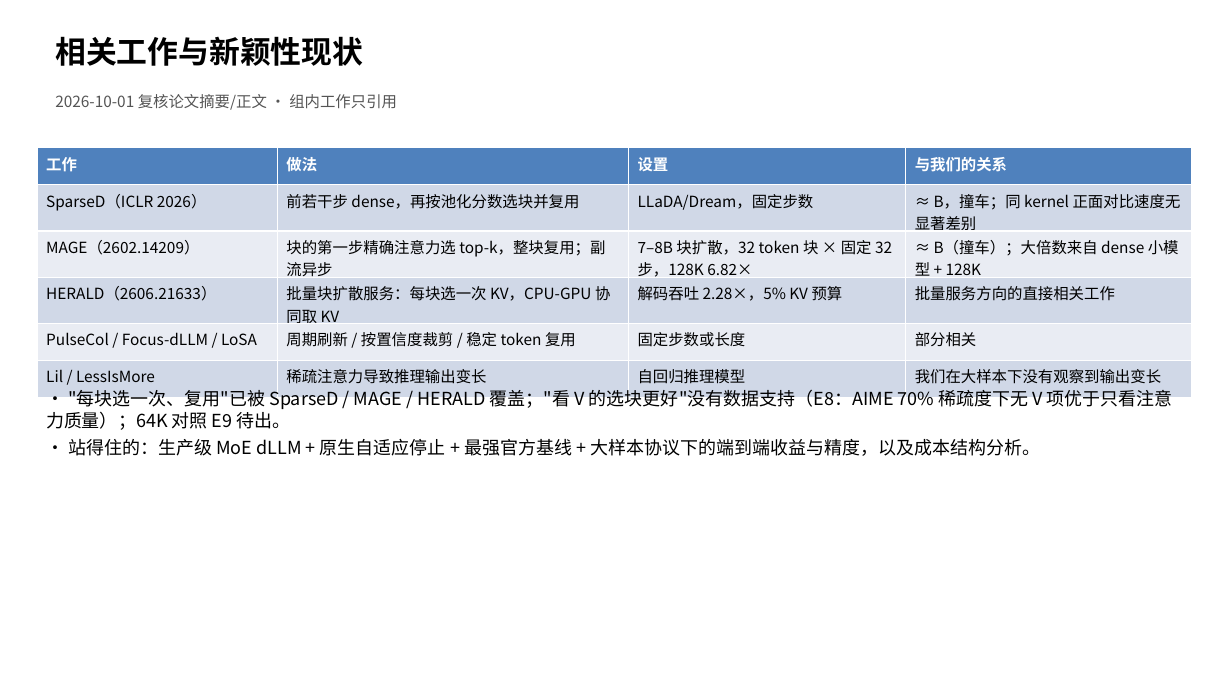
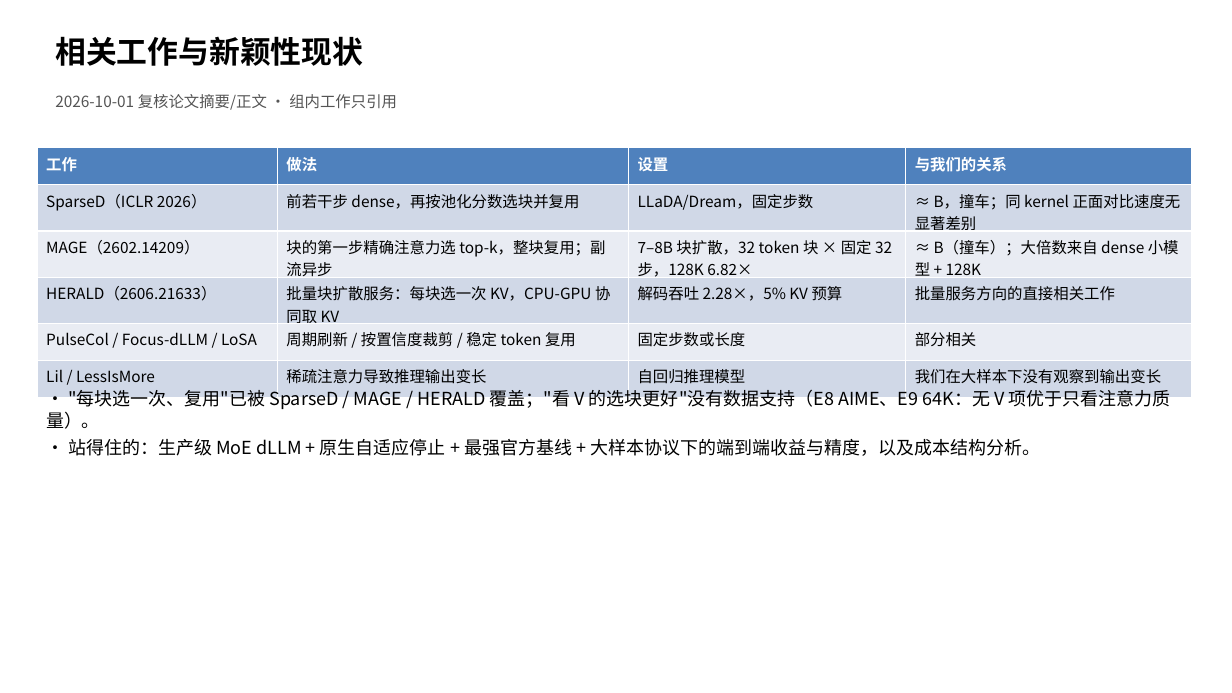
Before and after one commit to JunyuLiao/dlm, a slide deck: slide 10 of results/m1_m2_m3_frontier_v27_20260929/ppt_sample/dlm_sparse_attention_20261001.pptx (slide 9 before the commit). Drawn at 1232x693 pixels with LibreOffice and Linux fonts; fonts in the diff are those of the drawing. Boxes give left, top, right and bottom in pixels: in the first picture for what was removed or moved away, otherwise in the second. Text is boxed around its words. In the diff, an @@ line names an element or a change of style, - is before the commit and + after.

```diff
--- a/results/m1_m2_m3_frontier_v27_20260929/ppt_sample/dlm_sparse_attention_20261001.pptx
+++ b/results/m1_m2_m3_frontier_v27_20260929/ppt_sample/dlm_sparse_attention_20261001.pptx
@@ text at [46, 387, 1171, 429]: text changed @@
-• "每块选一次、复用"已被 SparseD / MAGE / HERALD 覆盖；"看 V 的选块更好"没有数据支持（E8：AIME 70% 稀疏度下无 V 项优于只看注意力质量）；64K 对照 E9 待出。
+• "每块选一次、复用"已被 SparseD / MAGE / HERALD 覆盖；"看 V 的选块更好"没有数据支持（E8 AIME、E9 64K：无 V 项优于只看注意力质量）。
```
Also in this commit, not shown: 1 other slide changed, 1 slide added, 9 other files.
